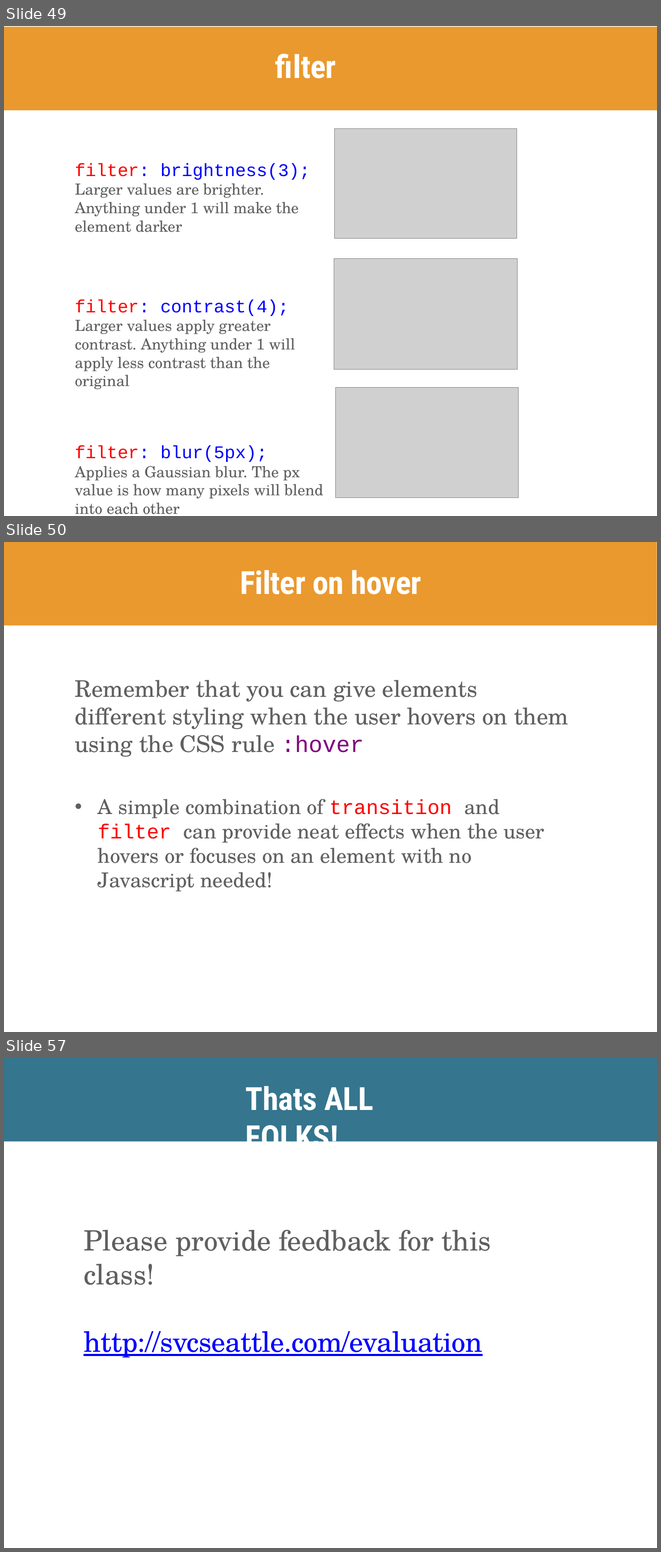
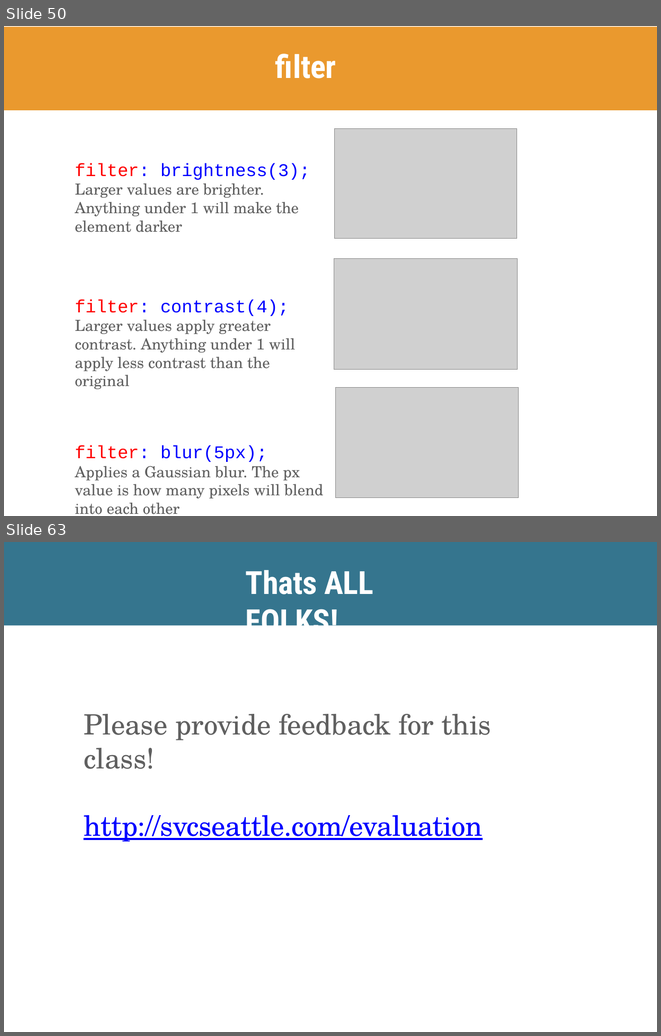
Before and after one commit to skornfeld/svc-class-jan-2018, a slide deck: slides/week-5.pptx. Shown one above the other, each under a label of ours: slides 49, 50 and 57 before the commit, slides 50 and 63 after it; the slides between them are not shown. The pictures are 661x1552 and 661x1036 pixels, drawn with LibreOffice and Linux fonts; fonts in the diff are those of the drawing; grey boxes stand for pictures. Boxes give left, top, right and bottom in pixels: in the first picture for what was removed or moved away, otherwise in the second. Text is boxed around its words. In the diff, an @@ line names an element or a change of style, - is before the commit and + after.

```diff
--- a/slides/week-5.pptx
+++ b/slides/week-5.pptx
@@ slide 50 removed at (4,542,657,1032), background #FFFFFF @@
@@ freeform shape removed at (4,542,657,626) @@
@@ title removed at (240,570,422,594) @@
-Filter on hover
@@ text removed at (75,680,568,891) @@
-Remember that you can give elements different styling when the user hovers on them using the CSS rule :hover
-• A simple combination of transition and filter can provide neat effects when the user hovers or focuses on an element with no Javascript needed!
@@ what was slide 49 is now slide 50 @@
@@ what was slide 57 is now slide 63 @@
```
Also in this commit, not shown: 10 slides changed, 9 slides added, 2 other slides removed, 2 other files.
